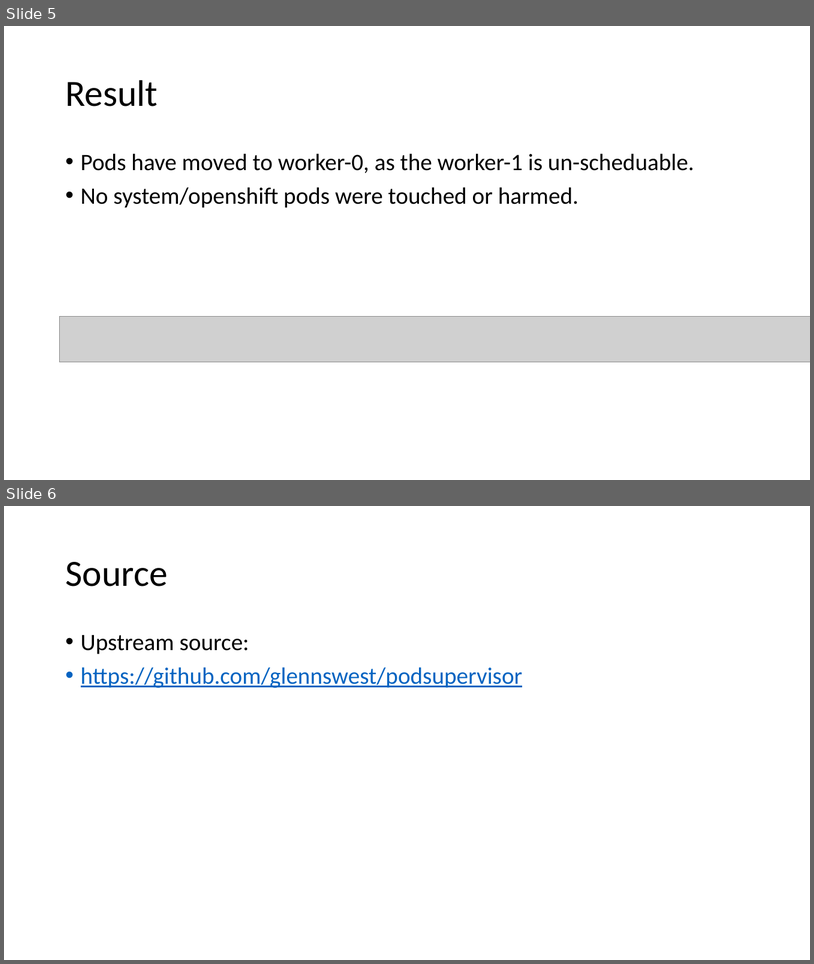
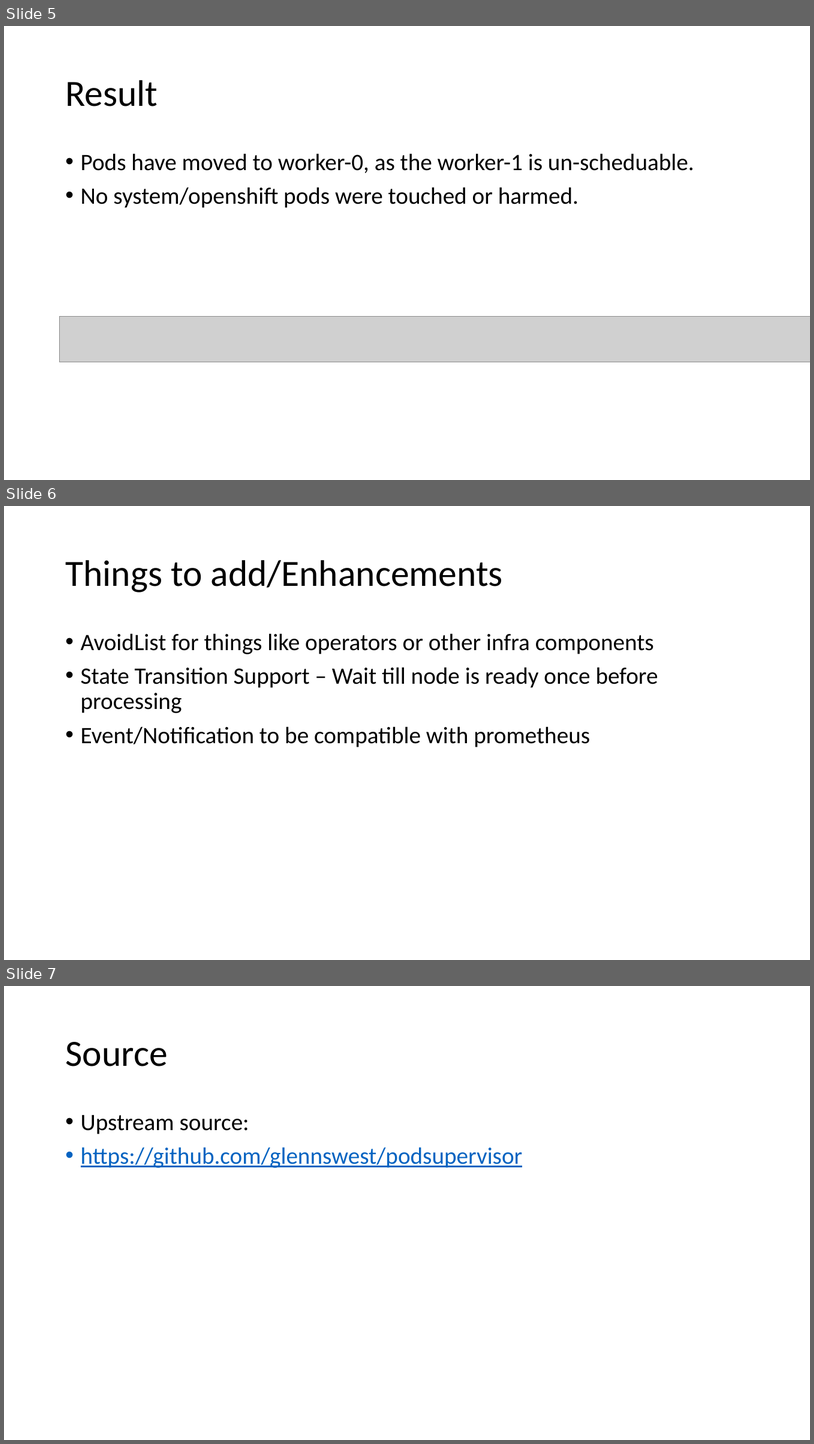
Before and after one commit to RHsyseng/podsupervisor, a slide deck: doc/podsupervisor.pptx. Shown one above the other, each under a label of ours: slides 5 and 6 before the commit, slides 5, 6 and 7 after it. The pictures are 814x964 and 814x1444 pixels, drawn with LibreOffice and Linux fonts; fonts in the diff are those of the drawing; grey boxes stand for pictures. Boxes give left, top, right and bottom in pixels: in the first picture for what was removed or moved away, otherwise in the second. Text is boxed around its words. In the diff, an @@ line names an element or a change of style, - is before the commit and + after.

```diff
--- a/doc/podsupervisor.pptx
+++ b/doc/podsupervisor.pptx
@@ slide 6 added at box(4, 506, 810, 960), background #FFFFFF @@
@@ title added at box(65, 560, 503, 592), 44 pt, text #000000 @@
+Things to add/Enhancements
@@ text added at box(81, 633, 659, 747), 28 pt, text #000000 @@
+• AvoidList for things like operators or other infra components
+• State Transition Support – Wait till node is ready once before processing
+• Event/Notification to be compatible with prometheus
@@ what was slide 6 is now slide 7 @@
```
Also in this commit, not shown: 8 other files.
